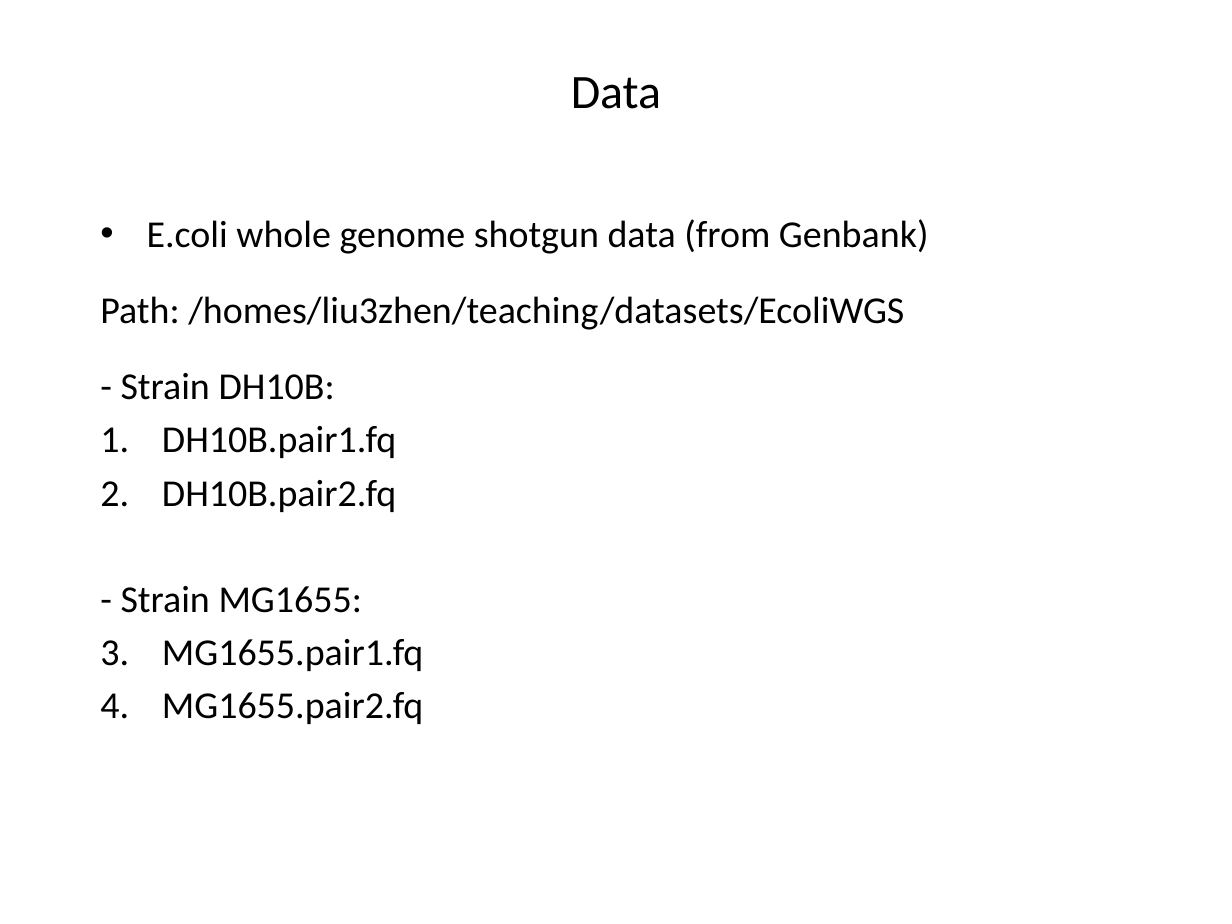
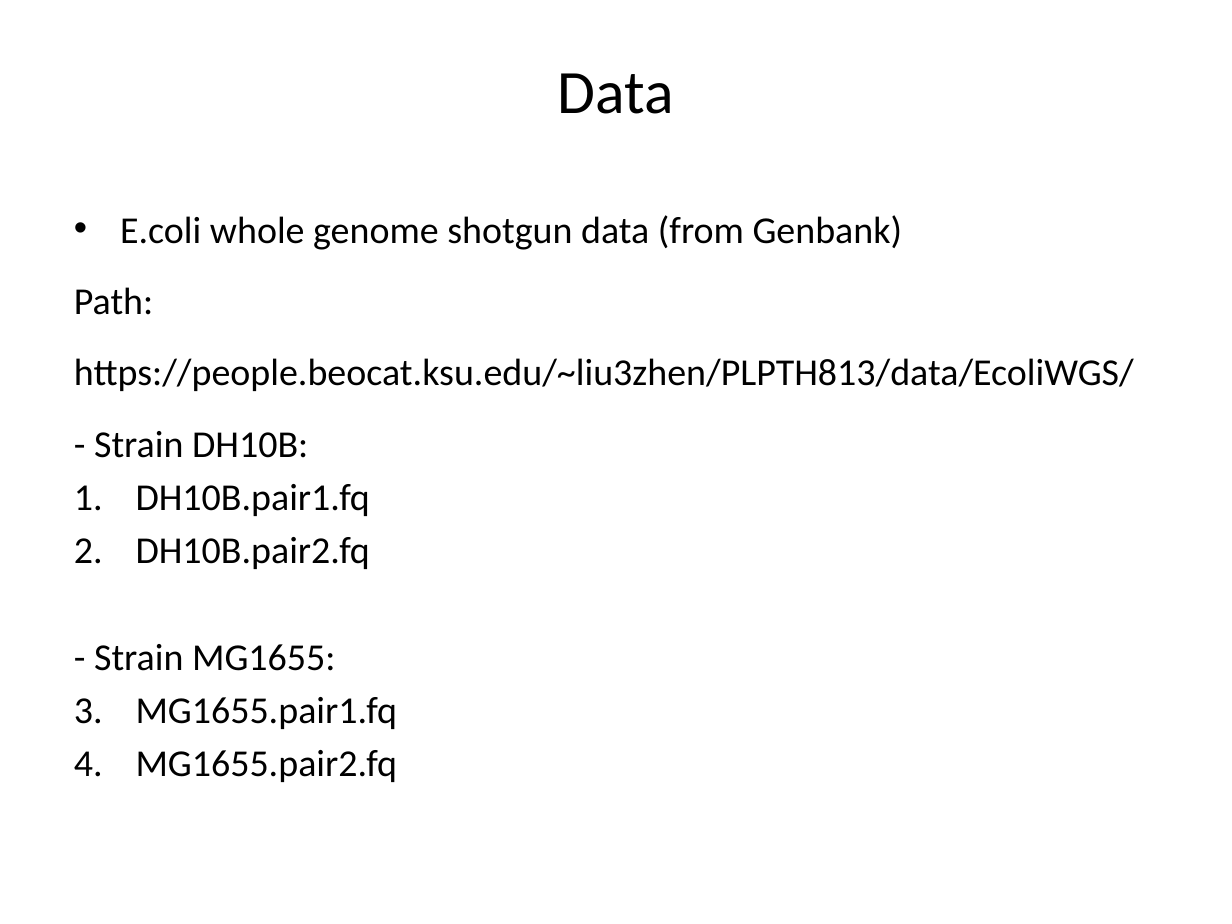
Before and after one commit to liu3zhenlab/teaching, a slide deck: slide 5 of PLPTH813Bioinformatis/2023/labs/lab04_NGS.pptx (slide 4 before the commit). Drawn at 1232x924 pixels with LibreOffice and Linux fonts; fonts in the diff are those of the drawing. Boxes give left, top, right and bottom in pixels: in the first picture for what was removed or moved away, otherwise in the second. Text is boxed around its words. In the diff, an @@ line names an element or a change of style, - is before the commit and + after.

```diff
--- a/PLPTH813Bioinformatis/2023/labs/lab04_NGS.pptx
+++ b/PLPTH813Bioinformatis/2023/labs/lab04_NGS.pptx
@@ title "Data" at [558,73,674,114]: size 28 to 36 pt @@
@@ text "E.coli whole genome shotgun data ...": place and size @@
-text "E.coli whole genome shotgun data ..." at [100,219,929,724]
+text "E.coli whole genome shotgun data ..." at [74,215,1134,782]
@@ text at [94,215,903,458]: line spacing 1.5 to 1.4 @@
@@ text at [74,287,1134,391]: text changed @@
-Path: /homes/liu3zhen/teaching/datasets/EcoliWGS
+Path:
+https://people.beocat.ksu.edu/~liu3zhen/PLPTH813/data/EcoliWGS/
```
Also in this commit, not shown: 14 other slides changed, 3 slides added, 2 slides removed, 4 other files.
